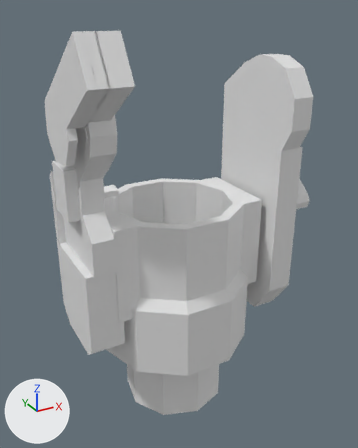
What one commit did to the OBJ model software/models/atlas_v4/meshes/r_scap.obj.
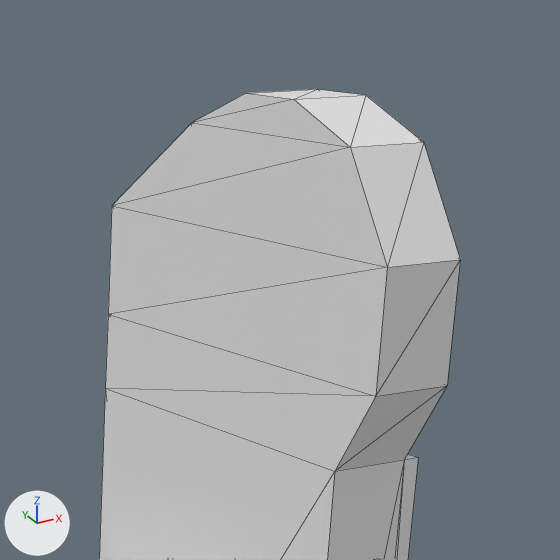
There are two pictures of each version: one whole from a 50 mm camera at (-0.151, -0.302, 0.094) aimed at (0.005, -0.019, -0.048), one close up on the part from 55% to 95% of the width and 7% to 39% of the height. The lights are fixed; the arrows at lower left show +X, +Y and +Z. The close-ups show mesh edges as thin lines. Where no turn or scale is listed for an object, it has been applied to the vertices. Vertices at the same position are counted once.

The first close-up shows 'r_scap'.
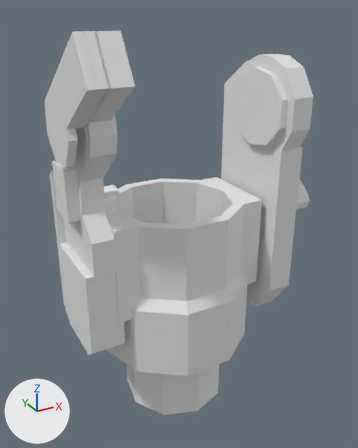
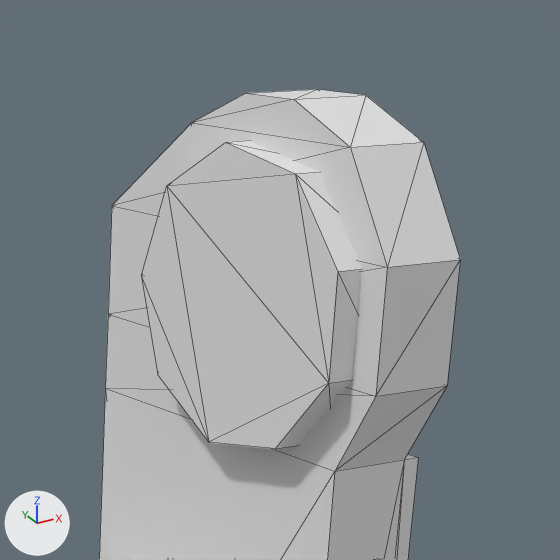
The newer file is also turned or shifted as a whole; pictures and numbers use the older file's frame.

What the commit changed:
me_r_scap is used by ob_r_scap; location (0.0, 0.0, 0.0).
me_r_scap had 328 vertices, 576 faces and spanned x -0.079..0.093, y -0.087..0.041, z -0.192..0.084.
me_r_scap now has 378 vertices, 668 faces and spans x -0.079..0.093, y -0.087..0.041, z -0.192..0.084.
me_r_scap part 1: a new loose piece of 36 vertices spanning x 0.058..0.071, y -0.056..-0.001, z 0.005..0.057.

Changed parts and their boxes (x1, y1, x2, y2) in the close-ups (560 x 560 px):
part 1 of me_r_scap, added
    after: (141, 140, 362, 449)
